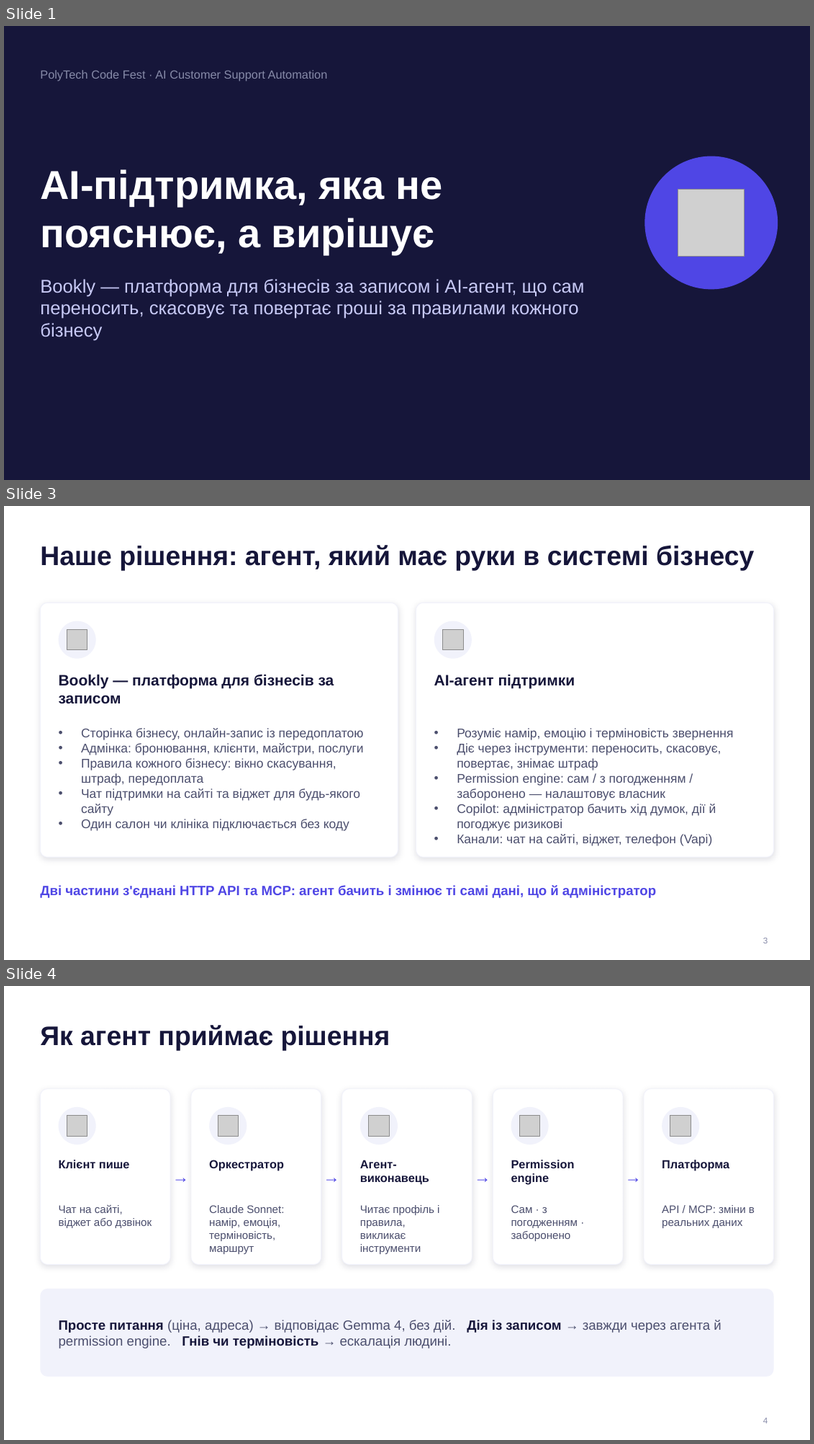
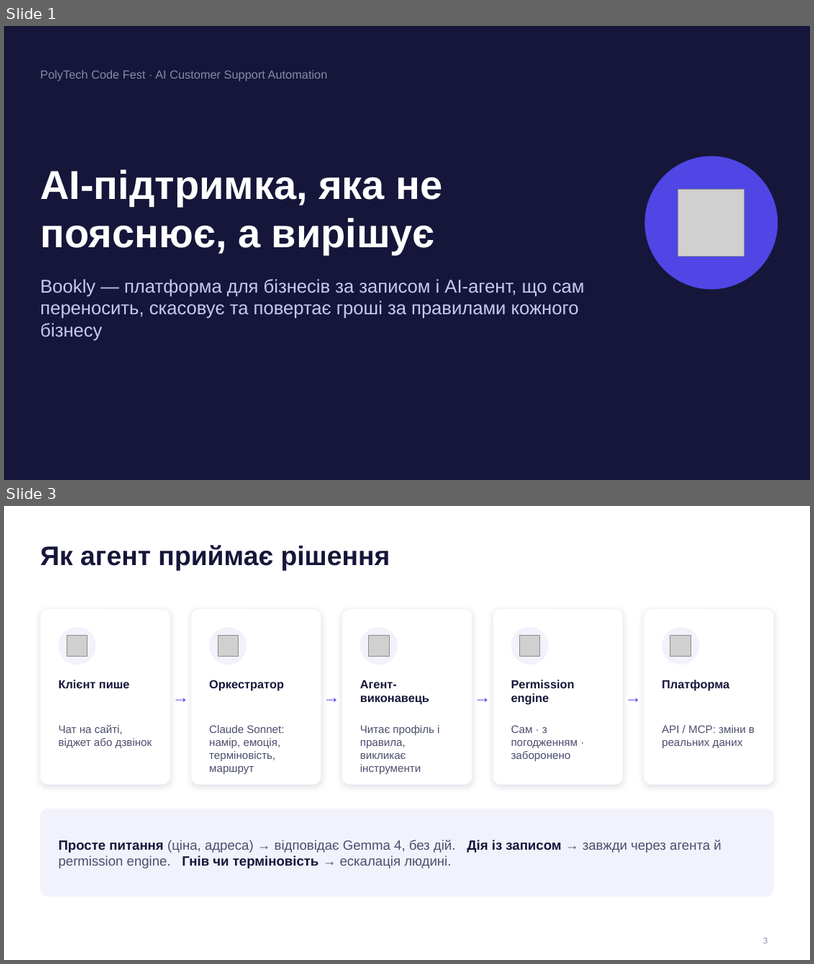
Before and after one commit to redrembo24680/polytech_hack, a slide deck: presentation/Bookly-pitch.pptx. Shown one above the other, each under a label of ours: slides 1, 3 and 4 before the commit, slides 1 and 3 after it; the slides between them are not shown. The pictures are 814x1444 and 814x964 pixels, drawn with LibreOffice and Linux fonts; fonts in the diff are those of the drawing; grey boxes stand for pictures. Boxes give left, top, right and bottom in pixels: in the first picture for what was removed or moved away, otherwise in the second. Text is boxed around its words. In the diff, an @@ line names an element or a change of style, - is before the commit and + after.

```diff
--- a/presentation/Bookly-pitch.pptx
+++ b/presentation/Bookly-pitch.pptx
@@ slide 3 removed at (x1=4, y1=506, x2=810, y2=960), background #FFFFFF @@
@@ title removed at (x1=40, y1=545, x2=754, y2=570) @@
-Наше рішення: агент, який має руки в системі бізнесу
@@ rounded rectangle removed at (x1=40, y1=602, x2=399, y2=857) @@
@@ rounded rectangle removed at (x1=417, y1=602, x2=774, y2=857) @@
@@ ellipse removed at (x1=59, y1=621, x2=96, y2=659) @@
@@ picture removed at (x1=67, y1=629, x2=88, y2=650) @@
@@ ellipse removed at (x1=435, y1=621, x2=472, y2=659) @@
@@ picture removed at (x1=443, y1=629, x2=464, y2=650) @@
@@ text removed at (x1=59, y1=674, x2=334, y2=704) @@
-Bookly — платформа для бізнесів за записом
@@ text removed at (x1=435, y1=674, x2=576, y2=688) @@
-AI-агент підтримки
@@ text removed at (x1=81, y1=728, x2=364, y2=831) @@
-• Сторінка бізнесу, онлайн-запис із передоплатою
-• Адмінка: бронювання, клієнти, майстри, послуги
-• Правила кожного бізнесу: вікно скасування, штраф, передоплата
-• Чат підтримки на сайті та віджет для будь-якого сайту
-• Один салон чи клініка підключається без коду
@@ text removed at (x1=457, y1=728, x2=734, y2=846) @@
-• Розуміє намір, емоцію і терміновість звернення
-• Діє через інструменти: переносить, скасовує, повертає, знімає штраф
-• Permission engine: сам / з погодженням / заборонено — налаштовує власник
-• Copilot: адміністратор бачить хід думок, дії й погоджує ризикові
-• Канали: чат на сайті, віджет, телефон (Vapi)
@@ text removed at (x1=40, y1=885, x2=656, y2=898) @@
-Дві частини з'єднані HTTP API та MCP: агент бачить і змінює ті самі дані, що й адміністратор
@@ page number removed at (x1=764, y1=937, x2=768, y2=943) @@
-3
@@ what was slide 4 is now slide 3 @@
@@ page number at (x1=764, y1=937, x2=768, y2=943): text changed @@
-4
+3
```
Also in this commit, not shown: 4 slides changed, 1 slide added, 3 other slides removed, 2 other files.
